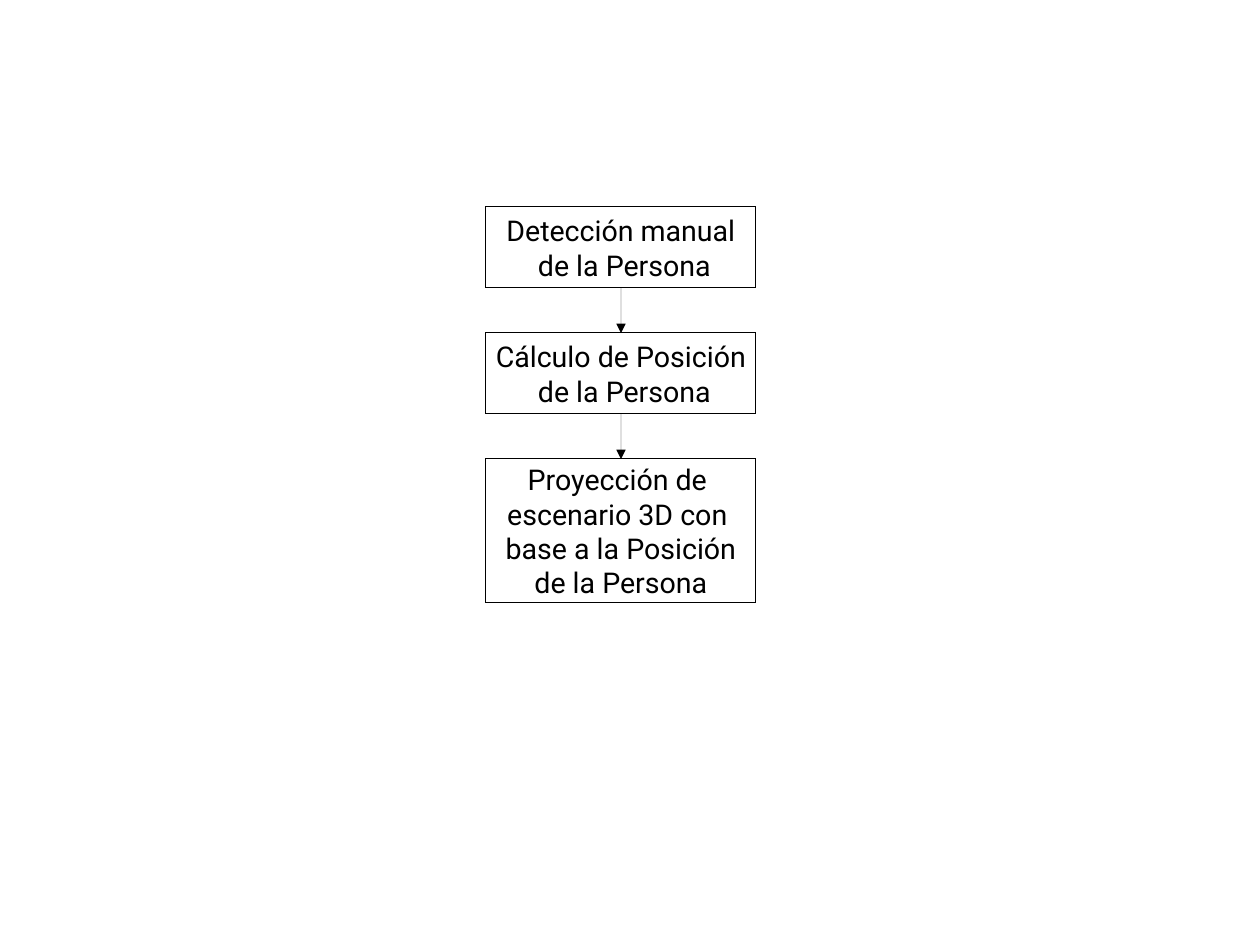
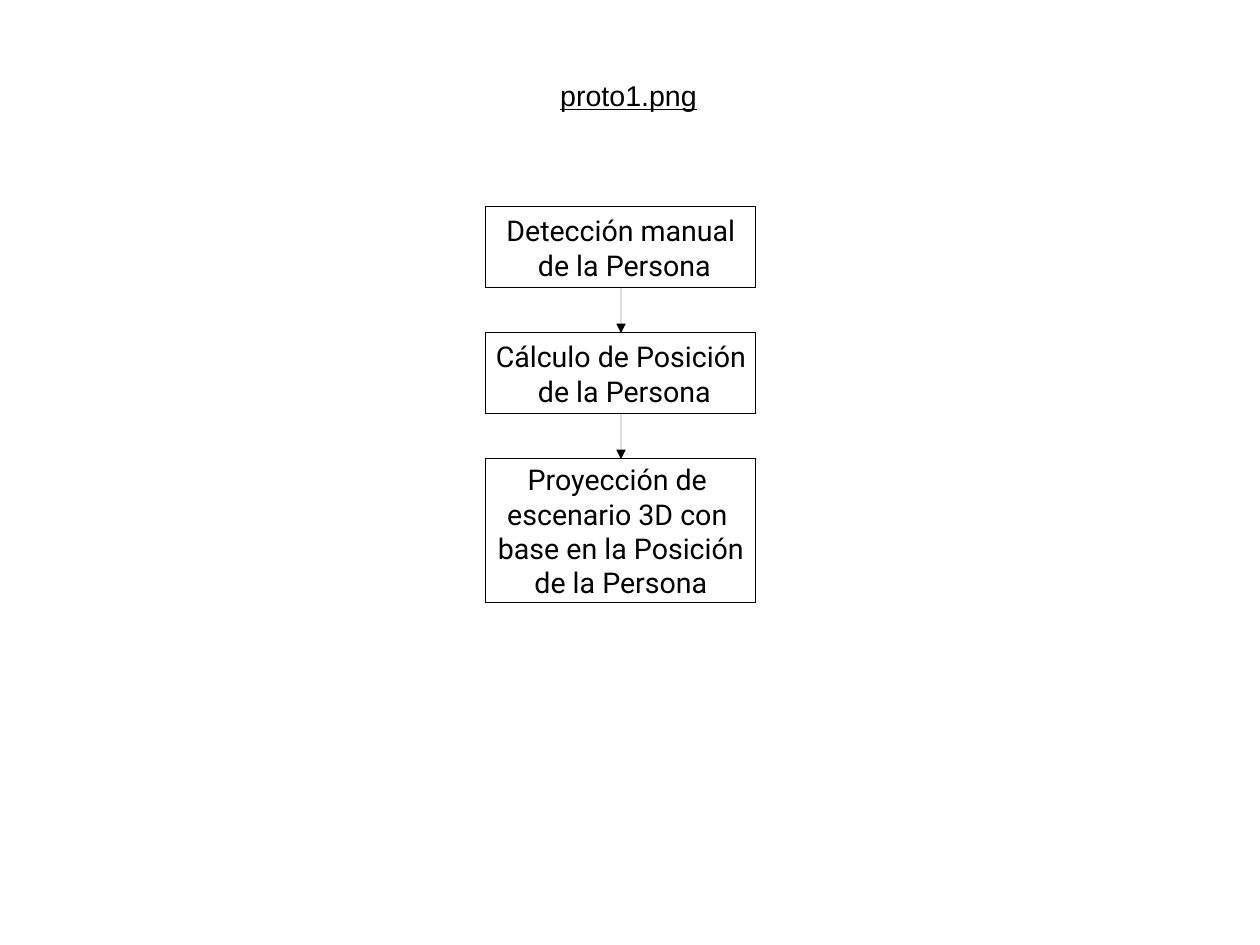
Before and after one commit to yadyguitar/Tesis, a slide deck: slide 2 of documentación/tesis/Diagramas.odp. Drawn at 1260x945 pixels with LibreOffice and Linux fonts; fonts in the diff are those of the drawing. Boxes give left, top, right and bottom in pixels: in the first picture for what was removed or moved away, otherwise in the second. Text is boxed around its words. In the diff, an @@ line names an element or a change of style, - is before the commit and + after.

```diff
--- a/documentación/tesis/Diagramas.odp
+++ b/documentación/tesis/Diagramas.odp
@@ text added at <box>560,86,697,111</box>, 18 pt, text #000000, underline @@
+proto1.png
@@ text in rectangle at <box>498,537,744,560</box>: text changed @@
-base a la Posición
+base en la Posición
```
Also in this commit, not shown: 1 other slide changed, 5 slides added, 1 slide removed, 11 other files.
